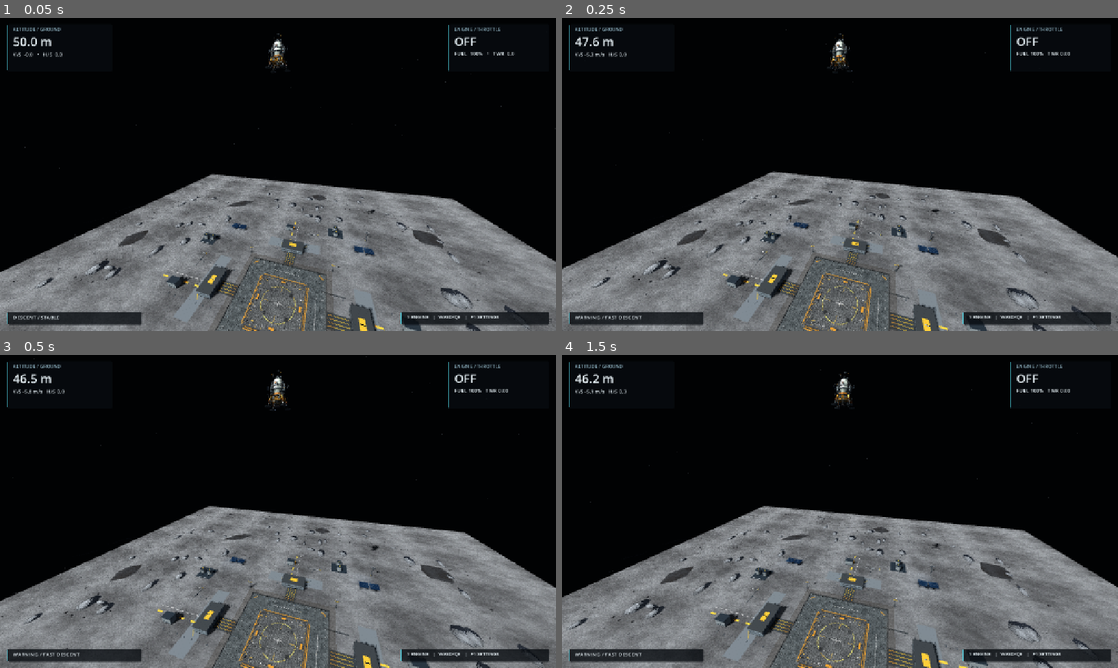
Above: before the commit, frames 1-4 (two rows, left to right).
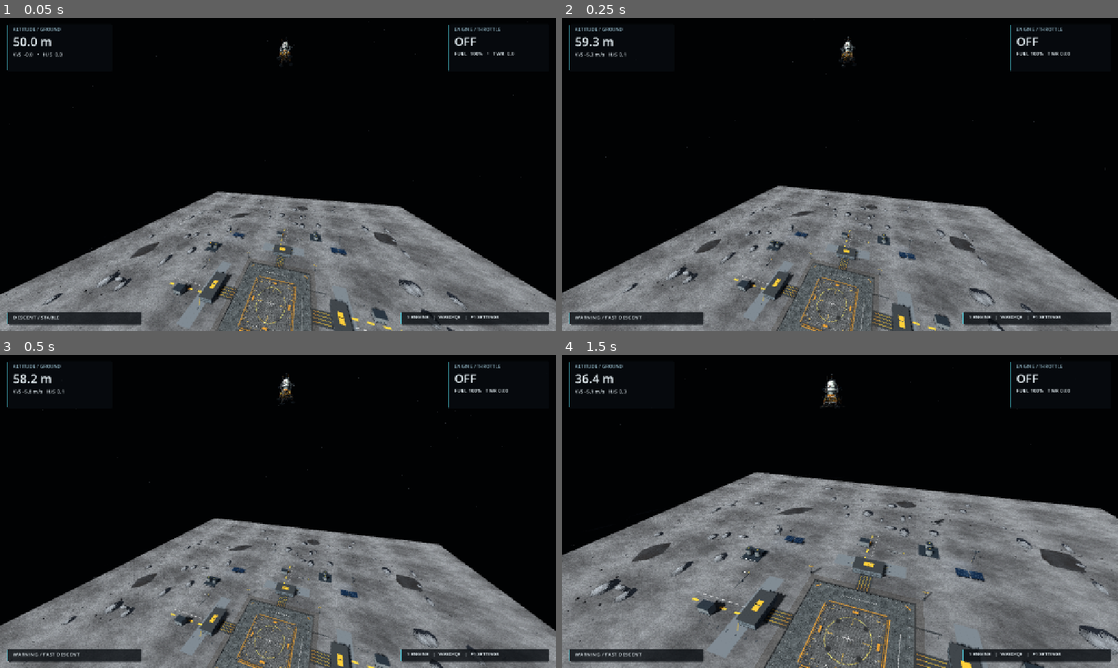
Above: after the commit, the same moments.

Repository: B4lla/LunarLanding
Game: Godot game, scene res://scenes/main.tscn
Two runs of this game, one before a commit and one after it. Both use one fixed random seed, a clock stepped at 60 frames per second and the inputs below. Sound files missing from this copy of the repository are replaced by a short silence.
Inputs:
- Up to frame 1 (0.05 s): no input
- Up to frame 2 (0.25 s): no input
- Up to frame 3 (0.5 s): no input
- Up to frame 4 (1.5 s): tap Enter at 0.5 s; hold D 0.53-1.28 s; tap R at 0.6 s; tap N at 0.8, 1.35 s; hold Down from 1.28 s (still down)

The runs differ from the first frame. In frame 1, 20% of the frame differs, in the area x 0-100%, y 1-100%; in frame 2, 20%; in frame 3, 21%; in frame 4, 31%, in the area x 0-100%, y 0-100%.

Commit message:
feat: expand randomized landing scenarios

Diff:
--- a/config/lunar.tres
+++ b/config/lunar.tres
@@ -23,8 +23,8 @@
 safe_tilt_deg = 15.0
 safe_angular_speed_rad_s = 0.4
 stable_contact_seconds = 0.8
-max_episode_seconds = 120.0
+max_episode_seconds = 20.0
 horizontal_world_limit_m = 80.0
 maximum_altitude_m = 200.0
-spawn_spread_m = 4.0
-spawn_altitude_spread_m = 4.0
+spawn_spread_m = 10.0
+spawn_altitude_spread_m = 12.0
--- a/scripts/main.gd
+++ b/scripts/main.gd
@@ -31,6 +31,8 @@
         episode.process_mode = Node.PROCESS_MODE_PAUSABLE
         get_tree().paused = true
         $HUD/Panel/Margin/VBox/Title.text = "ROCKET LANDING / REMOTE"
+    else:
+        reset_simulation(true)
     camera.look_at(Vector3(0.0, 25.0, 0.0), Vector3.UP)
     var configured_gravity: float = ProjectSettings.get_setting("physics/3d/default_gravity")
     if not is_equal_approx(configured_gravity, PHYSICS_CONFIG.lunar_gravity_m_s2):
@@ -85,7 +87,7 @@
         return
     match event.keycode:
         KEY_R:
-            reset_simulation()
+            reset_simulation(not event.shift_pressed)
             get_viewport().set_input_as_handled()
         KEY_P:
             toggle_pause()
@@ -119,7 +121,7 @@
     use_reference_pid = false
     _pid.reset()
     _keyboard_attitude_active = false
-    episode.reset_episode(episode.episode_seed + 1 if random_start else 12345, random_start)
+    episode.reset_episode(randi_range(0, 2147483647) if random_start else 12345, random_start)
 
 
 func toggle_pause() -> void:
--- a/scripts/reference_controller.gd
+++ b/scripts/reference_controller.gd
@@ -19,7 +19,7 @@
     if dt <= 0.0 or not is_finite(dt):
         return 0.0
     var altitude: float = maxf(0.0, rocket.collider_clearance_m())
-    var desired_velocity: float = -clampf(altitude * 0.12, 0.65, 5.0)
+    var desired_velocity: float = -minf(6.0, sqrt(1.1 * 1.1 + 2.0 * 0.6 * altitude))
     var error: float = desired_velocity - rocket.linear_velocity.y
     var derivative: float = (error - _previous_error) / dt if _have_previous else 0.0
     _previous_error = error
